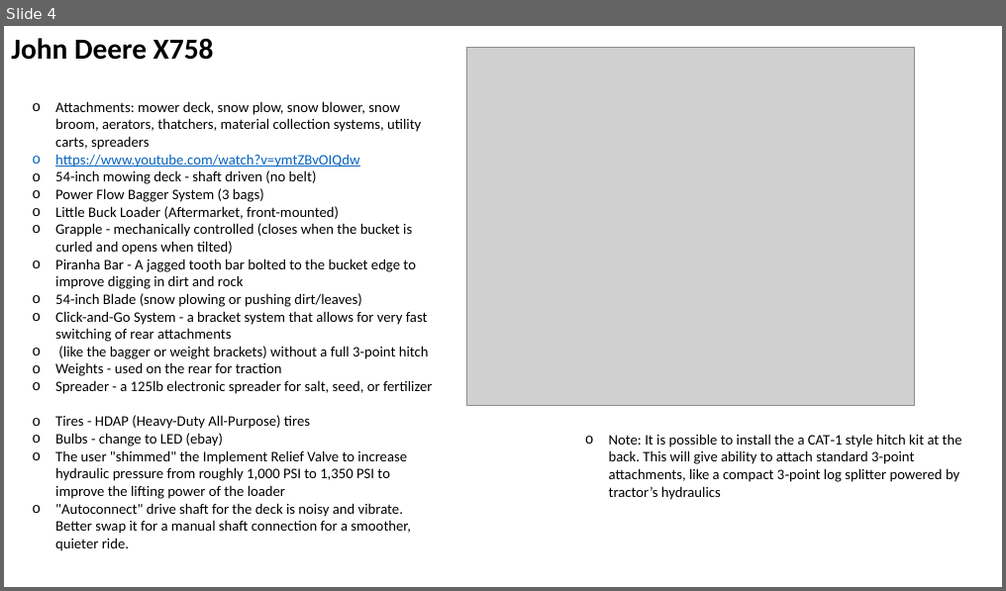
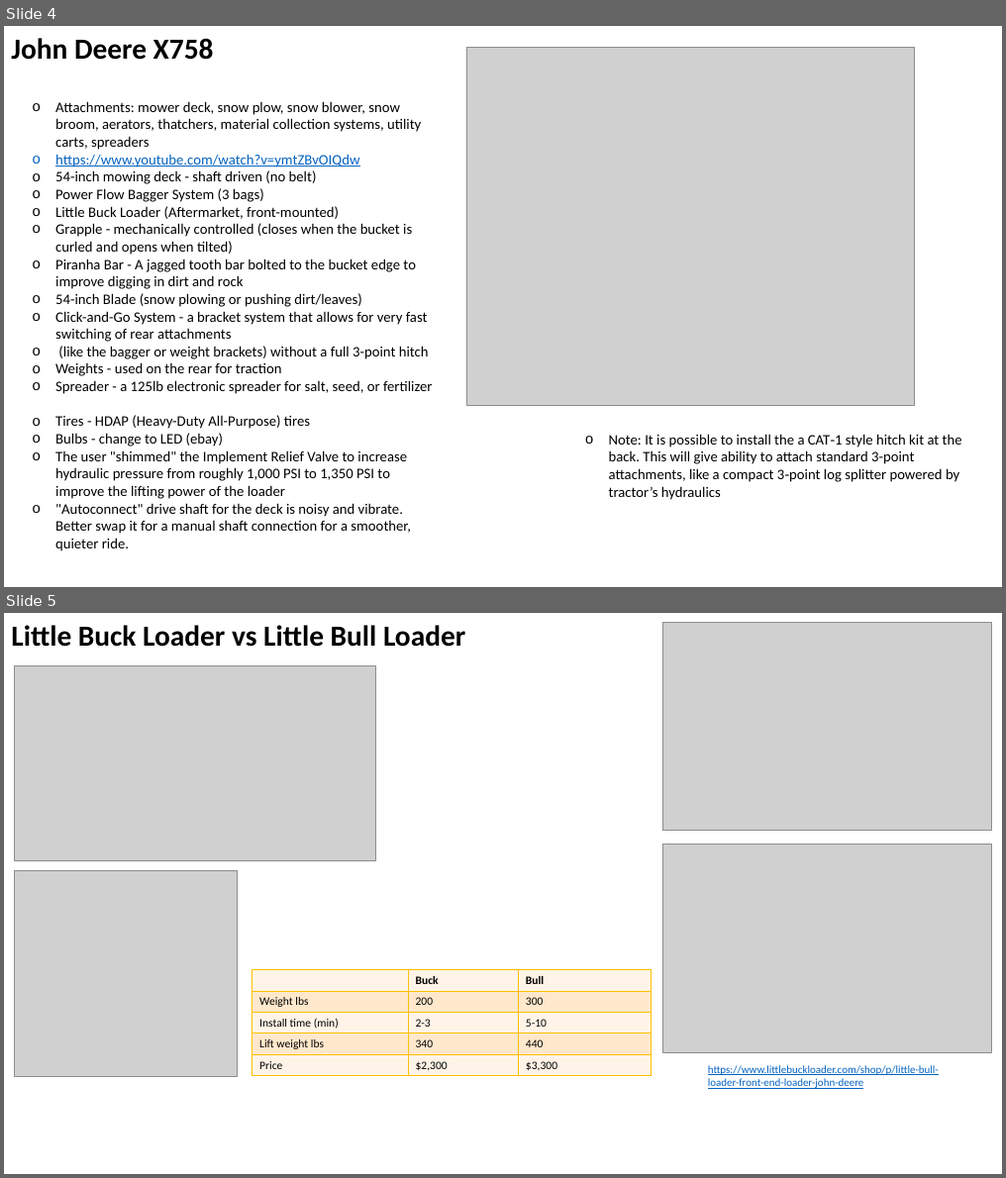
Before and after one commit to lselector/misc_farm, a slide deck: tractor_jd_1025r_X758.pptx. Shown one above the other, each under a label of ours: slide 4 before the commit, slides 4 and 5 after it. The pictures are 1006x591 and 1006x1178 pixels, drawn with LibreOffice and Linux fonts; fonts in the diff are those of the drawing; grey boxes stand for pictures. Boxes give left, top, right and bottom in pixels: in the first picture for what was removed or moved away, otherwise in the second. Text is boxed around its words. In the diff, an @@ line names an element or a change of style, - is before the commit and + after.

Commit message:
update

```diff
--- a/tractor_jd_1025r_X758.pptx
+++ b/tractor_jd_1025r_X758.pptx
@@ slide 5 added at (4,613,1002,1174), background #FFFFFF @@
@@ text added at (11,625,465,647), 28 pt, text #000000, bold @@
+Little Buck Loader vs Little Bull Loader
@@ picture added at (662,623,992,830) @@
@@ picture added at (15,665,376,861) @@
@@ picture added at (662,844,992,1053) @@
@@ picture added at (15,871,238,1076) @@
@@ table added at (252,970,650,1076), 5 rows, 3 columns @@
+ | Buck | Bull
+Weight lbs | 200 | 300
+Install time (min) | 2-3 | 5-10
+Lift weight lbs | 340 | 440
+Price | $2,300 | $3,300
@@ text added at (708,1065,939,1089), 10.5 pt, text #0563C1, underline @@
+https://www.littlebuckloader.com/shop/p/little-bull-loader-front-end-loader-john-deere
```
